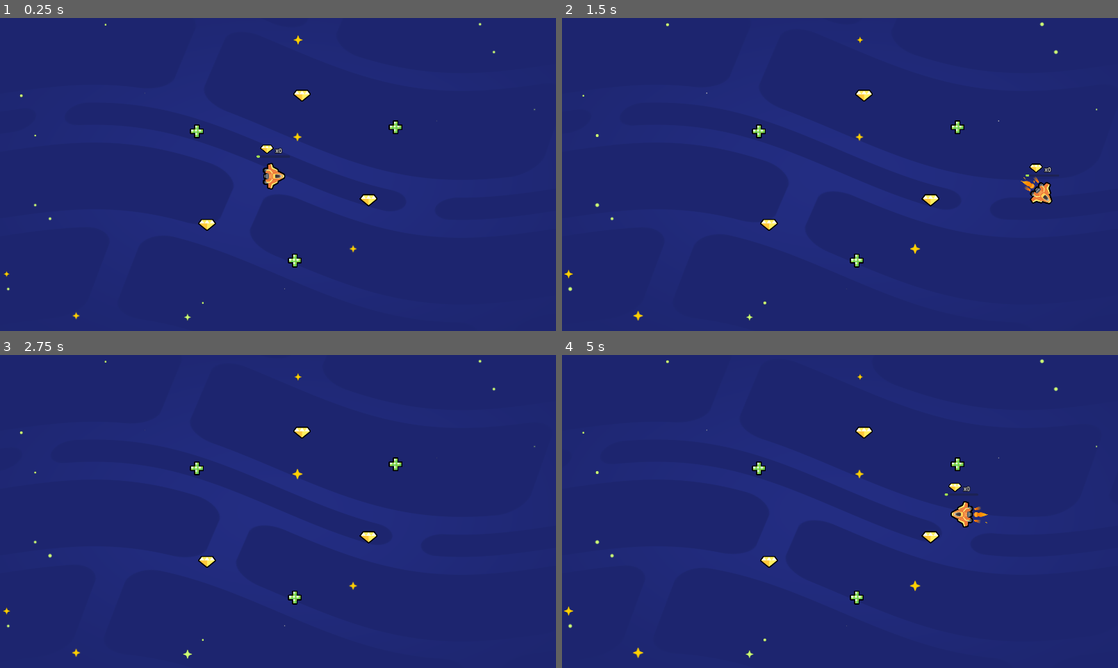
Above: before the commit, frames 1-4 (two rows, left to right).
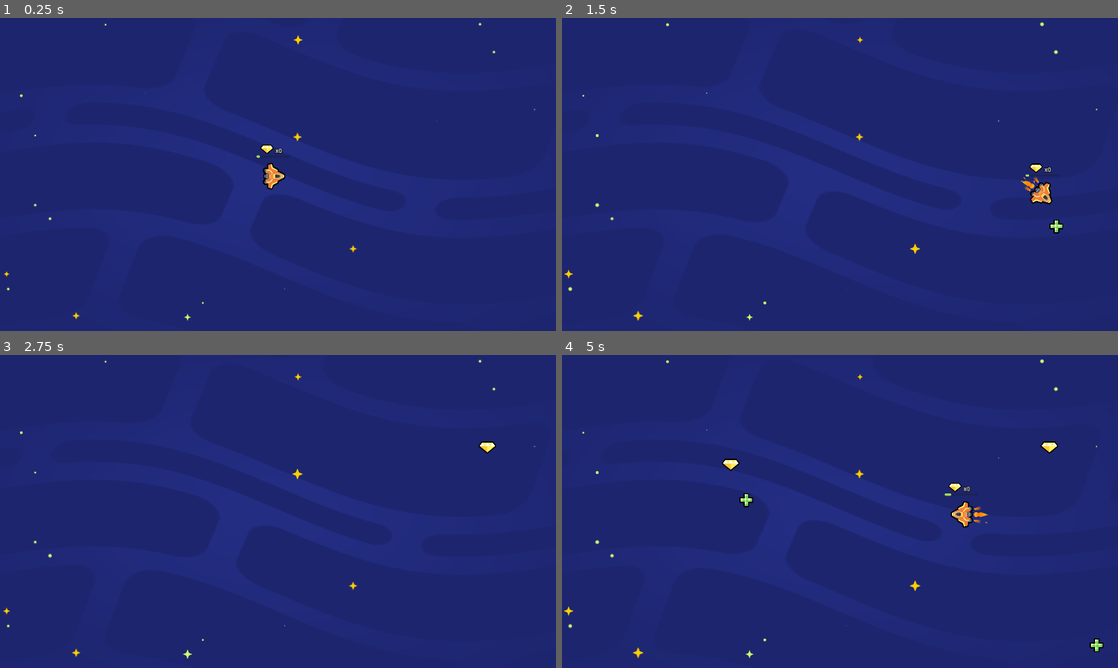
Above: after the commit, the same moments.

Repository: 707bremo/2d-GameDev-Course
Game: Godot game, scene res://lessons/space_level.tscn
The game is run twice, just before and just after one commit, with the same random seed, the same clock (stepped at 60 frames per second) and the same inputs.
Inputs:
- Up to frame 1 (0.25 s): no input
- Up to frame 2 (1.5 s): hold D (move_right) 0.53-1.28 s; hold S (move_down) from 1.28 s (still down)
- Up to frame 3 (2.75 s): release S (move_down) at 2.03 s; hold D (move_right) from 2.03 s (still down)
- Up to frame 4 (5 s): release D (move_right) at 2.78 s; hold W (move_up) 2.78-3.53 s; tap Enter at 3.5 s; hold A (move_left) from 3.53 s (still down)

The runs differ from the first frame. In frame 1, 0.5% of the frame differs, in the area x 34-73%, y 22-80%; in frame 2, 0.6%; in frame 3, 0.6%; in frame 4, 0.8%, in the area x 28-98%, y 22-95%.

Commit message:
M5-L7 Spawn Items Randomly Practice and Lesson Completed
Adding a scene to make it such that health packs and gems are able to spawn randomly within the player's view. Nowhere outside the viewport, and not stacked together on top of each other.

Diff:
--- /dev/null
+++ b/05.loot_it_all_workbook/lessons/random_item_placer.gd
@@ -0,0 +1,20 @@
+extends Node2D
+
+var item_scenes := [
+	preload("gem.tscn"),
+	preload("health_pack.tscn")
+]
+
+
+func _ready() -> void:
+	get_node("Timer").timeout.connect(_on_timer_timeout)
+
+func _on_timer_timeout() -> void:
+	var random_item_scene: PackedScene = item_scenes.pick_random()
+	var item_instance := random_item_scene.instantiate()
+	add_child(item_instance)
+	var viewport_size := get_viewport_rect().size
+	var random_position := Vector2(0, 0)
+	random_position.x = randf_range(0, viewport_size.x)
+	random_position.y = randf_range(0, viewport_size.y)
+	item_instance.position = random_position
--- /dev/null
+++ b/05.loot_it_all_workbook/lessons/random_item_placer.tscn
@@ -0,0 +1,9 @@
+[gd_scene load_steps=2 format=3 uid="uid://dbkjxsysujcsg"]
+
+[ext_resource type="Script" path="res://lessons/random_item_placer.gd" id="1_6i2fp"]
+
+[node name="RandomItemPlacer" type="Node2D"]
+script = ExtResource("1_6i2fp")
+
+[node name="Timer" type="Timer" parent="."]
+autostart = true
--- a/05.loot_it_all_workbook/lessons/space_level.tscn
+++ b/05.loot_it_all_workbook/lessons/space_level.tscn
@@ -1,9 +1,8 @@
-[gd_scene load_steps=5 format=3 uid="uid://btkjymc78ap8d"]
+[gd_scene load_steps=4 format=3 uid="uid://btkjymc78ap8d"]
 
 [ext_resource type="PackedScene" uid="uid://dmv50krf4bo5r" path="res://lessons/ship.tscn" id="2_2j1u5"]
 [ext_resource type="PackedScene" uid="uid://bxfevggvxo634" path="res://assets/background/space_background.tscn" id="3_e6xy1"]
-[ext_resource type="PackedScene" uid="uid://crq0voditumtg" path="res://lessons/health_pack.tscn" id="3_uh0bm"]
-[ext_resource type="PackedScene" uid="uid://befshg3e2mtq6" path="res://lessons/gem.tscn" id="4_54068"]
+[ext_resource type="PackedScene" uid="uid://dbkjxsysujcsg" path="res://lessons/random_item_placer.tscn" id="3_j7osw"]
 
 [node name="Level" type="Node2D"]
 
@@ -12,20 +11,4 @@
 
 [node name="SpaceBackground" parent="." instance=ExtResource("3_e6xy1")]
 
-[node name="HealthPack" parent="." instance=ExtResource("3_uh0bm")]
-position = Vector2(680, 391)
-
-[node name="HealthPack2" parent="." instance=ExtResource("3_uh0bm")]
-position = Vector2(1366, 377)
-
-[node name="HealthPack3" parent="." instance=ExtResource("3_uh0bm")]
-position = Vector2(1018, 837)
-
-[node name="Gem" parent="." instance=ExtResource("4_54068")]
-position = Vector2(715, 714)
-
-[node name="Gem2" parent="." instance=ExtResource("4_54068")]
-position = Vector2(1043, 268)
-
-[node name="Gem3" parent="." instance=ExtResource("4_54068")]
-position = Vector2(1273, 629)
+[node name="RandomItemPlacer" parent="." instance=ExtResource("3_j7osw")]
--- a/05.loot_it_all_workbook/practices/L7.P1.spawn_random_items/random_collectible_placer.gd
+++ b/05.loot_it_all_workbook/practices/L7.P1.spawn_random_items/random_collectible_placer.gd
@@ -1,6 +1,8 @@
 extends Node2D
 
 var collectible_scenes := [
+	preload("coin.tscn"),
+	preload("energy_pack.tscn")
 ]
 
 
@@ -9,4 +11,6 @@
 
 
 func _on_timer_timeout() -> void:
-	pass
+	var random_collectible_scene: PackedScene = collectible_scenes.pick_random()
+	var collectible_instance := random_collectible_scene.instantiate()
+	add_child(collectible_instance)
--- a/05.loot_it_all_workbook/practices/L7.P1.spawn_random_items/random_collectible_placer.tscn
+++ b/05.loot_it_all_workbook/practices/L7.P1.spawn_random_items/random_collectible_placer.tscn
@@ -1,4 +1,4 @@
-[gd_scene load_steps=2 format=3]
+[gd_scene load_steps=2 format=3 uid="uid://45sxv1aiwthn"]
 
 [ext_resource type="Script" path="res://practices/L7.P1.spawn_random_items/random_collectible_placer.gd" id="1_8cyt6"]
 
--- a/05.loot_it_all_workbook/practices/L7.P1.spawn_random_items/spawn_random_items.tscn
+++ b/05.loot_it_all_workbook/practices/L7.P1.spawn_random_items/spawn_random_items.tscn
@@ -1,13 +1,11 @@
-[gd_scene load_steps=3 format=3]
+[gd_scene load_steps=2 format=3 uid="uid://bjwicifwbsu0j"]
 
 [ext_resource type="PackedScene" path="res://practices/L7.P1.spawn_random_items/random_collectible_placer.tscn" id="1_xxubk"]
-[ext_resource type="Script" path="res://practices/L7.P1.spawn_random_items/random_collectible_placer.gd" id="2_fmxc1"]
 
 [node name="SpawnRandomItems" type="Node2D"]
 
-[node name="RandomCollectiblePlacer" type="Node2D" parent="." instance=ExtResource("1_xxubk")]
+[node name="RandomCollectiblePlacer" parent="." instance=ExtResource("1_xxubk")]
 position = Vector2(960, 540)
-script = ExtResource("2_fmxc1")
 
 [node name="ExtraVisuals" type="Node" parent="."]
 
